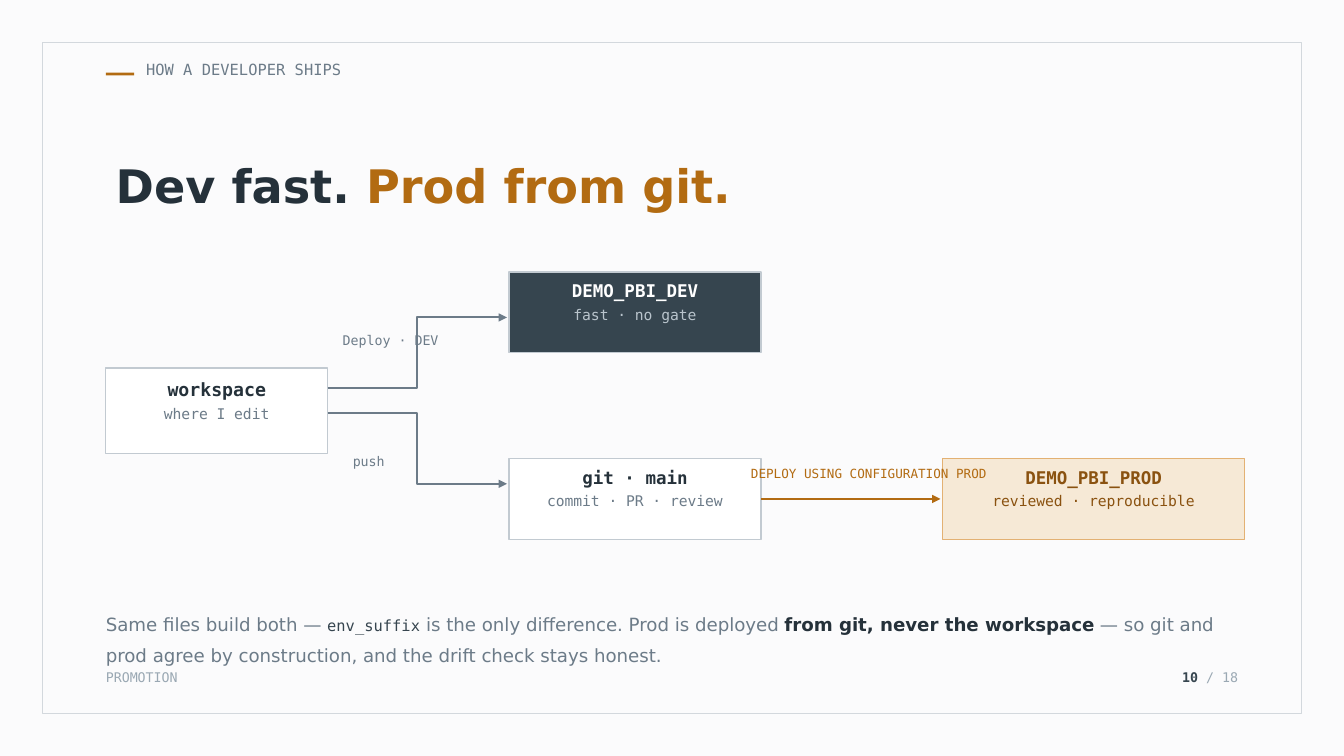
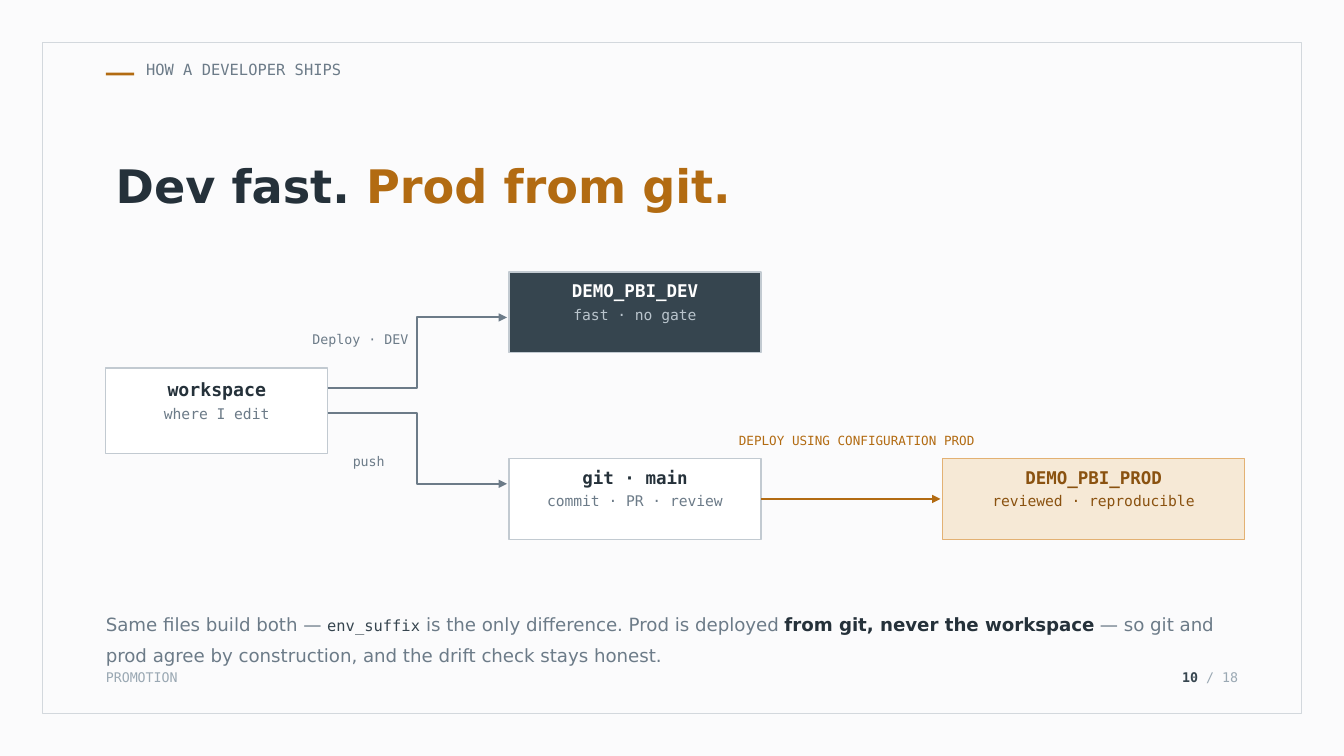
Before and after one commit to Codefordataengg/DMC_PBI, a slide deck: slide 10 of docs/DCM_Presentation.pptx. Drawn at 1344x756 pixels with LibreOffice and Linux fonts; fonts in the diff are those of the drawing. Boxes give left, top, right and bottom in pixels: in the first picture for what was removed or moved away, otherwise in the second. Text is boxed around its words. In the diff, an @@ line names an element or a change of style, - is before the commit and + after.

```diff
--- a/docs/DCM_Presentation.pptx
+++ b/docs/DCM_Presentation.pptx
@@ text "Deploy · DEV": place and size @@
-text "Deploy · DEV" at box(343, 335, 439, 349)
+text "Deploy · DEV" at box(312, 334, 408, 347)
@@ text "DEPLOY USING CONFIGURATION PROD" rewrapped from box(751, 468, 986, 482) to box(739, 435, 974, 445) @@
```
Also in this commit, not shown: 3 other files.
